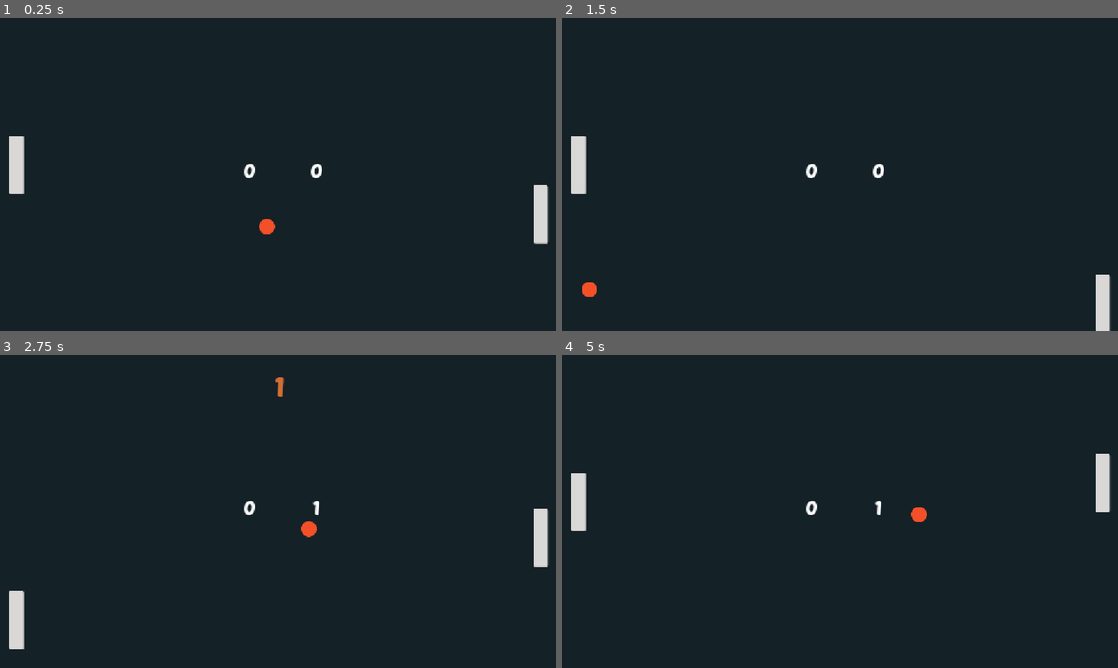
Above: before the commit, frames 1-4 (two rows, left to right).
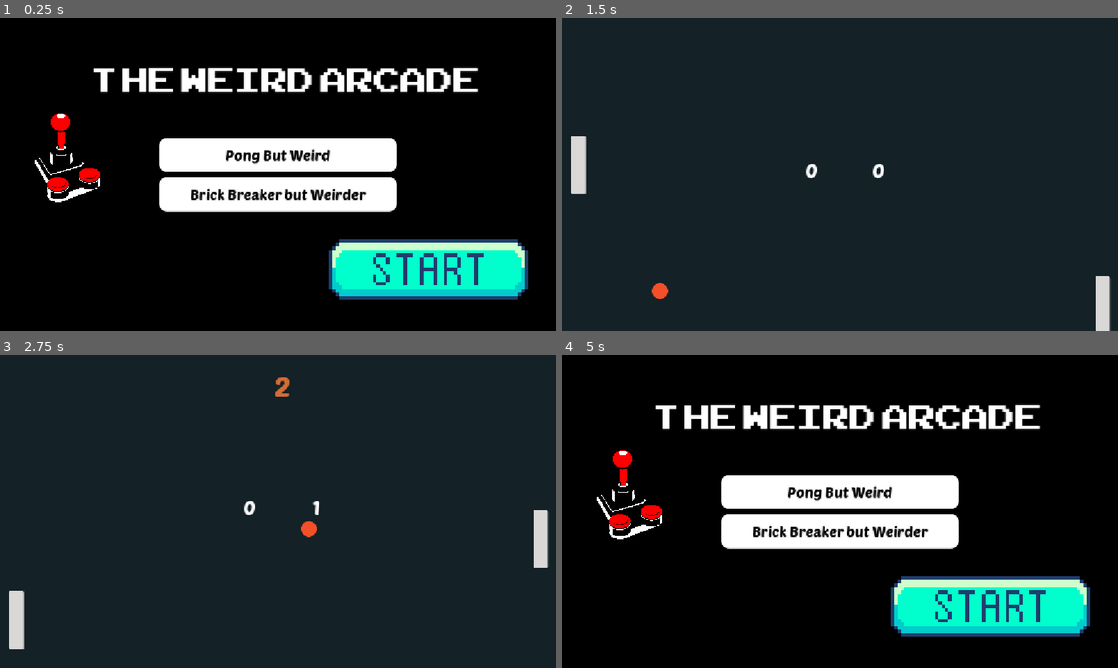
Above: after the commit, the same moments.

Repository: ehabaijaz/the-arcade
Game: Godot game, scene res://MainMenu/mainmenu.tscn
Two runs of this game, one before a commit and one after it. Both use one fixed random seed, a clock stepped at 60 frames per second and the inputs below. Before the commit the project starts from res://Pong/level.tscn.
Inputs (mouse positions are in pixels of both pictures, inside the frame that each line leads up to):
- Up to frame 1 (0.25 s): no input
- Up to frame 2 (1.5 s): click (840, 155) at 0.5 s, where only the run after the commit has a clickable "Pong But Weird"; tap Enter at 1.25 s; hold Right (ui_right) from 1.28 s (still down); tap Alt at 1.35 s
- Up to frame 3 (2.75 s): release Right (ui_right) at 2.03 s; hold Down (ui_down) from 2.03 s (still down); tap Shift at 2.1 s
- Up to frame 4 (5 s): release Down (ui_down) at 2.78 s; hold Right (ui_right) 2.78-3.53 s; tap Alt at 2.85, 4.35 s; tap Space at 3.5 s; hold Up (ui_up) 3.53-4.28 s; tap Shift at 3.6 s; hold Left (ui_left) from 4.28 s (still down); tap Escape (ui_cancel) at 4.9 s

The runs differ from the first frame. In frame 1, 99% of the frame differs, in the area x 0-100%, y 0-100%; in frame 2, 0.2%; in frame 3, 0.1%; in frame 4, 99%.

Commit message:
Main menu complete and adjustments

Diff:
--- a/BrickScenes/brick_ball.gd
+++ b/BrickScenes/brick_ball.gd
@@ -1,6 +1,6 @@
 extends CharacterBody2D
 
-var speed = 200
+var speed = 300
 var dir = Vector2.DOWN
 var is_active = true
 var collision
--- a/BrickScenes/brick_level.gd
+++ b/BrickScenes/brick_level.gd
@@ -10,6 +10,9 @@
 		preload("res://BrickScenes/game_manager.tscn")
 		setupLevel()
 
+func _input(event):
+	if event.is_action_pressed("ui_cancel"):
+		get_tree().change_scene_to_file("res://MainMenu/mainmenu.tscn")
 
 func setupLevel():
 
--- a/BrickScenes/brick_level.tscn
+++ b/BrickScenes/brick_level.tscn
@@ -5,6 +5,7 @@
 [ext_resource type="PackedScene" uid="uid://bb6pklbb37aib" path="res://BrickScenes/brick_ball.tscn" id="3_cl12q"]
 [ext_resource type="Texture2D" uid="uid://p7rtgf8ylbhy" path="res://BrickAssets/0f0f0378-e0cc-4f27-aa82-be980337a7e4.png" id="4_cl12q"]
 [ext_resource type="PackedScene" uid="uid://qxw03l5wmnnf" path="res://BrickScenes/game_manager.tscn" id="5_e2ciq"]
+[ext_resource type="AudioStream" uid="uid://dq5hrvoj8jrwe" path="res://BrickScenes/underclocked.mp3" id="6_hmr0i"]
 
 [sub_resource type="RectangleShape2D" id="RectangleShape2D_oikqp"]
 size = Vector2(20, 729)
@@ -59,4 +60,8 @@
 position = Vector2(694.75, 687)
 shape = SubResource("RectangleShape2D_e2ciq")
 
+[node name="AudioStreamPlayer" type="AudioStreamPlayer" parent="." unique_id=126580807]
+stream = ExtResource("6_hmr0i")
+autoplay = true
+
 [connection signal="body_entered" from="DeathZone" to="Brick Ball" method="_on_death_zone_body_entered"]
--- /dev/null
+++ b/MainMenu/mainmenu.gd
@@ -0,0 +1,9 @@
+extends Control
+
+
+func _on_pong_pressed() -> void:
+	get_tree().change_scene_to_file("res://Pong/level.tscn")
+
+
+func _on_brick_pressed() -> void:
+	get_tree().change_scene_to_file("res://BrickScenes/brick_level.tscn")
--- a/MainMenu/mainmenu.tscn
+++ b/MainMenu/mainmenu.tscn
@@ -1,4 +1,10 @@
 [gd_scene format=3 uid="uid://bnn7loi5fdv6d"]
+
+[ext_resource type="Script" uid="uid://dh072jvei1obm" path="res://MainMenu/mainmenu.gd" id="1_c8uso"]
+[ext_resource type="FontFile" uid="uid://ddckb5h2bxjei" path="res://PoetsenOne-Regular.ttf" id="2_0xki4"]
+[ext_resource type="Texture2D" uid="uid://db00d3eevux27" path="res://Pong assets/start.png" id="3_0xki4"]
+[ext_resource type="FontFile" uid="uid://cs6m8r5clmvd6" path="res://Pong assets/ARCADECLASSIC.TTF" id="3_niqpr"]
+[ext_resource type="Texture2D" uid="uid://cwafgeytgawxr" path="res://joystick.png" id="4_jbif0"]
 
 [sub_resource type="StyleBoxFlat" id="StyleBoxFlat_kstrk"]
 bg_color = Color(1, 1, 1, 1)
@@ -14,6 +20,7 @@
 anchor_bottom = 1.0
 grow_horizontal = 2
 grow_vertical = 2
+script = ExtResource("1_c8uso")
 
 [node name="VBoxContainer" type="VBoxContainer" parent="." unique_id=176659537]
 layout_mode = 1
@@ -28,17 +35,51 @@
 offset_bottom = 76.5
 grow_horizontal = 2
 grow_vertical = 2
+theme_override_constants/separation = 10
 
 [node name="Button" type="Button" parent="VBoxContainer" unique_id=200939608]
 layout_mode = 2
+size_flags_vertical = 3
 theme_override_colors/font_color = Color(0, 0, 0, 1)
+theme_override_colors/font_pressed_color = Color(0.37278387, 0.16202033, 0.7064089, 1)
+theme_override_fonts/font = ExtResource("2_0xki4")
 theme_override_font_sizes/font_size = 30
 theme_override_styles/normal = SubResource("StyleBoxFlat_kstrk")
 text = "Pong But Weird"
 
 [node name="Button2" type="Button" parent="VBoxContainer" unique_id=1356544562]
 layout_mode = 2
+size_flags_vertical = 3
 theme_override_colors/font_color = Color(0, 0, 0, 1)
+theme_override_colors/font_pressed_color = Color(0.5336632, 0.0965789, 0.66306245, 1)
+theme_override_fonts/font = ExtResource("2_0xki4")
 theme_override_font_sizes/font_size = 30
 theme_override_styles/normal = SubResource("StyleBoxFlat_kstrk")
-text = "Brick Breaker but Slow"
+text = "Brick Breaker but Weirder"
+
+[node name="Start" type="Sprite2D" parent="VBoxContainer" unique_id=1134138703]
+position = Vector2(558, 272.5)
+scale = Vector2(0.21875004, 0.22968748)
+texture = ExtResource("3_0xki4")
+
+[node name="Label" type="Label" parent="." unique_id=625792198]
+layout_mode = 1
+anchors_preset = 5
+anchor_left = 0.5
+anchor_right = 0.5
+offset_left = -378.0
+offset_top = 79.0
+offset_right = 420.0
+offset_bottom = 289.0
+grow_horizontal = 2
+theme_override_fonts/font = ExtResource("3_niqpr")
+theme_override_font_sizes/font_size = 100
+text = "THE WEIRD ARCADE"
+
+[node name="Joystick" type="Sprite2D" parent="." unique_id=2040403270]
+position = Vector2(138.00003, 293)
+scale = Vector2(0.1, 0.1)
+texture = ExtResource("4_jbif0")
+
+[connection signal="pressed" from="VBoxContainer/Button" to="." method="_on_pong_pressed"]
+[connection signal="pressed" from="VBoxContainer/Button2" to="." method="_on_brick_pressed"]
--- a/Pong/ball.gd
+++ b/Pong/ball.gd
@@ -1,6 +1,6 @@
 extends CharacterBody2D
 
-var speed = 400
+var speed = 500
 
 
 func _ready() -> void:
--- a/Pong/level.gd
+++ b/Pong/level.gd
@@ -10,7 +10,9 @@
 	score_achieved()
 	OpponentScore += 1
 
-
+func _input(event):
+	if event.is_action_pressed("ui_cancel"):
+		get_tree().change_scene_to_file("res://MainMenu/mainmenu.tscn")
 
 func _on_right_body_entered(body) -> void:
 	score_achieved()
--- a/Pong/level.tscn
+++ b/Pong/level.tscn
@@ -12,7 +12,7 @@
 size = Vector2(1354, 36)
 
 [sub_resource type="RectangleShape2D" id="RectangleShape2D_wqkje"]
-size = Vector2(59, 696)
+size = Vector2(59, 629)
 
 [node name="Level" type="Node" unique_id=1162338658]
 script = ExtResource("1_81xng")
@@ -88,7 +88,7 @@
 [node name="Border2" type="StaticBody2D" parent="." unique_id=973268390]
 
 [node name="CollisionShape2D" type="CollisionShape2D" parent="Border2" unique_id=643426514]
-position = Vector2(645, 730)
+position = Vector2(681, 673)
 shape = SubResource("RectangleShape2D_tumq0")
 
 [node name="Opponent" parent="." unique_id=2082432867 instance=ExtResource("2_k5f4k")]
@@ -105,11 +105,11 @@
 shape = SubResource("RectangleShape2D_wqkje")
 
 [node name="OutOfBoundsR" type="Area2D" parent="." unique_id=784110760]
-position = Vector2(1346, 0)
+position = Vector2(1208, -48)
 metadata/_edit_group_ = true
 
 [node name="CollisionShape2D" type="CollisionShape2D" parent="OutOfBoundsR" unique_id=1946611794]
-position = Vector2(-33, 360)
+position = Vector2(-33, 380.5)
 shape = SubResource("RectangleShape2D_wqkje")
 
 [node name="CountdownTimer" type="Timer" parent="." unique_id=796803995]
--- a/Pong/opponent.gd
+++ b/Pong/opponent.gd
@@ -1,6 +1,6 @@
 extends CharacterBody2D
 
-var speed = 400
+var speed = 366
 var ball
 
 func _ready() -> void:
--- a/Test.tscn
+++ /dev/null
@@ -1,10 +0,0 @@
-[gd_scene format=3 uid="uid://dnnka5th1gldj"]
-
-[ext_resource type="Texture2D" uid="uid://ocqr4kaowgws" path="res://icon.svg" id="1_mtyf4"]
-
-[node name="Node2D" type="Node2D"]
-
-[node name="Sprite2D" type="Sprite2D" parent="."]
-texture = ExtResource("1_mtyf4")
-
-[node name="Node2D" type="Node2D" parent="."]
--- a/project.godot
+++ b/project.godot
@@ -11,7 +11,7 @@
 [application]
 
 config/name="Arcade"
-run/main_scene="uid://bmfn77rrgc7ep"
+run/main_scene="uid://bnn7loi5fdv6d"
 config/features=PackedStringArray("4.6", "GL Compatibility")
 config/icon="res://icon.svg"
 
Not shown, added: BrickScenes/underclocked.mp3.import
Not shown, added: MainMenu/mainmenu.gd.uid
Not shown, added: MainMenu/purplebackground.jpg.import
Binary file added: Pong assets/ARCADECLASSIC.TTF
Not shown, added: Pong assets/ARCADECLASSIC.TTF.import
Binary file added: Pong assets/start.png
Not shown, added: Pong assets/start.png.import
Not shown, added: export_presets.cfg
Binary file added: index.apple-touch-icon.png
Not shown, added: index.apple-touch-icon.png.import
Binary file added: index.icon.png
Not shown, added: index.icon.png.import
(and 16 more such lines)
